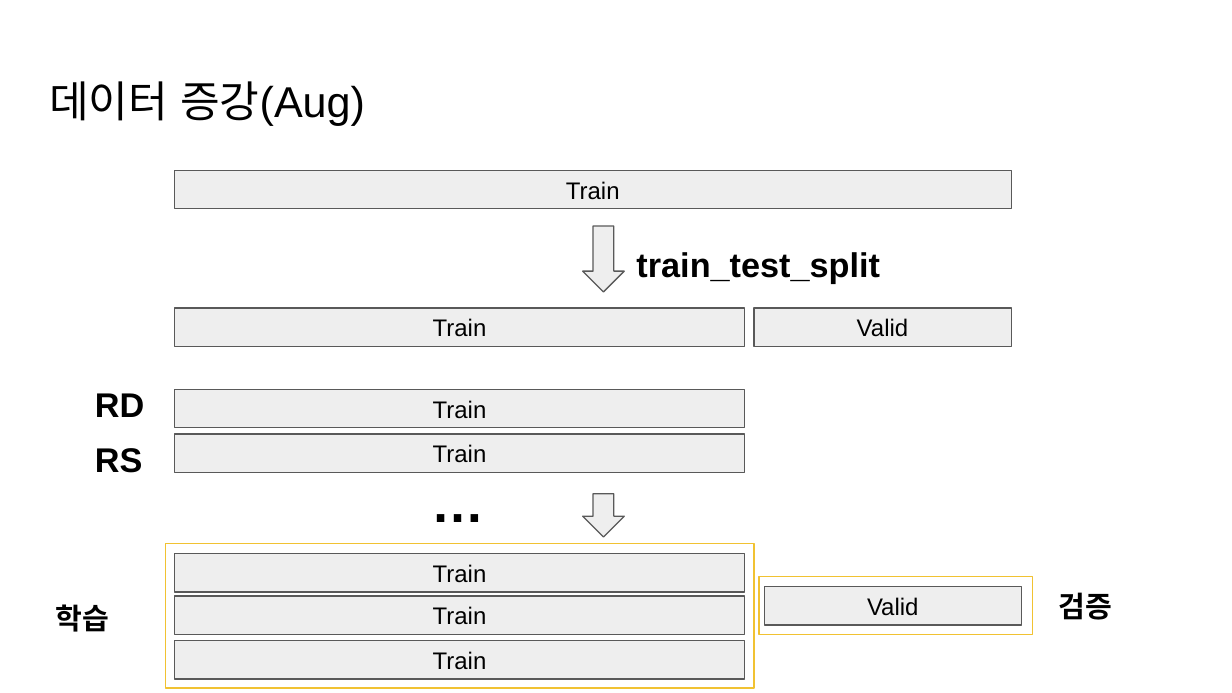
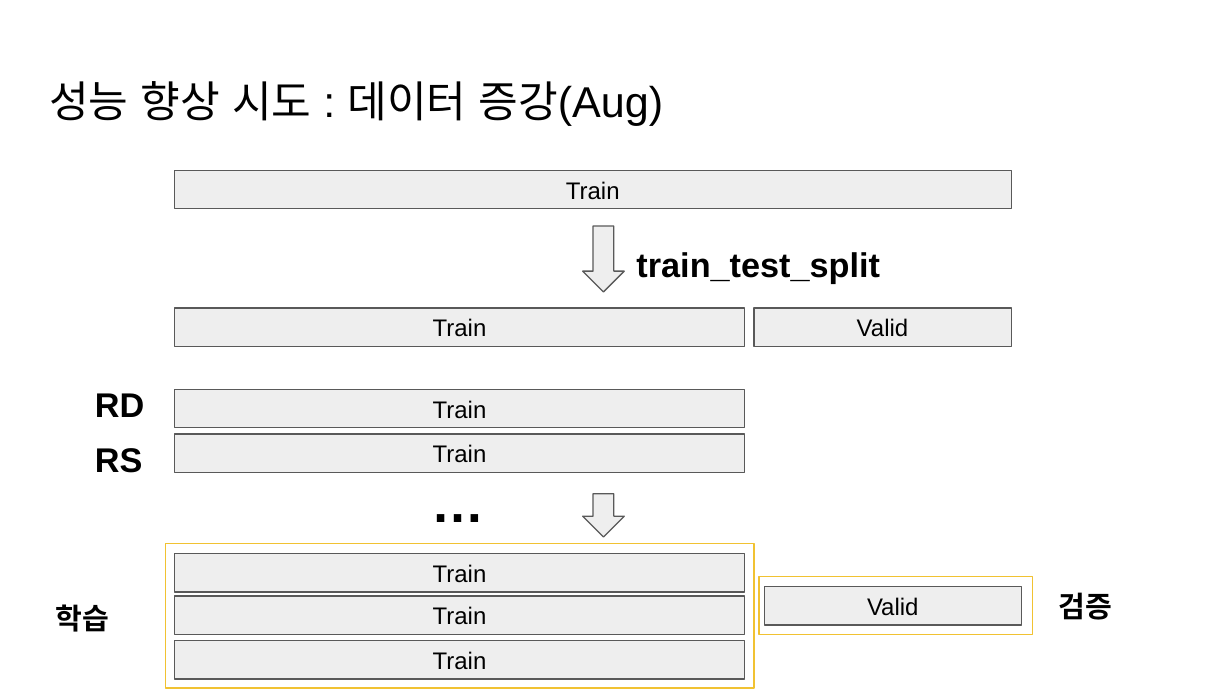
Before and after one commit to git-ThLee/AIFFEL_DLthon_NLP, a slide deck: slide 30 of presentation.pptx (slide 11 before the commit). Drawn at 1232x693 pixels with LibreOffice and Linux fonts; fonts in the diff are those of the drawing. Boxes give left, top, right and bottom in pixels: in the first picture for what was removed or moved away, otherwise in the second. Text is boxed around its words. In the diff, an @@ line names an element or a change of style, - is before the commit and + after.

```diff
--- a/presentation.pptx
+++ b/presentation.pptx
@@ title at <box>49,81,663,126</box>: text changed @@
-데이터 증강(Aug)
+성능 향상 시도 : 데이터 증강(Aug)
```
Also in this commit, not shown: 10 other slides changed, 32 slides added, 22 slides removed.
